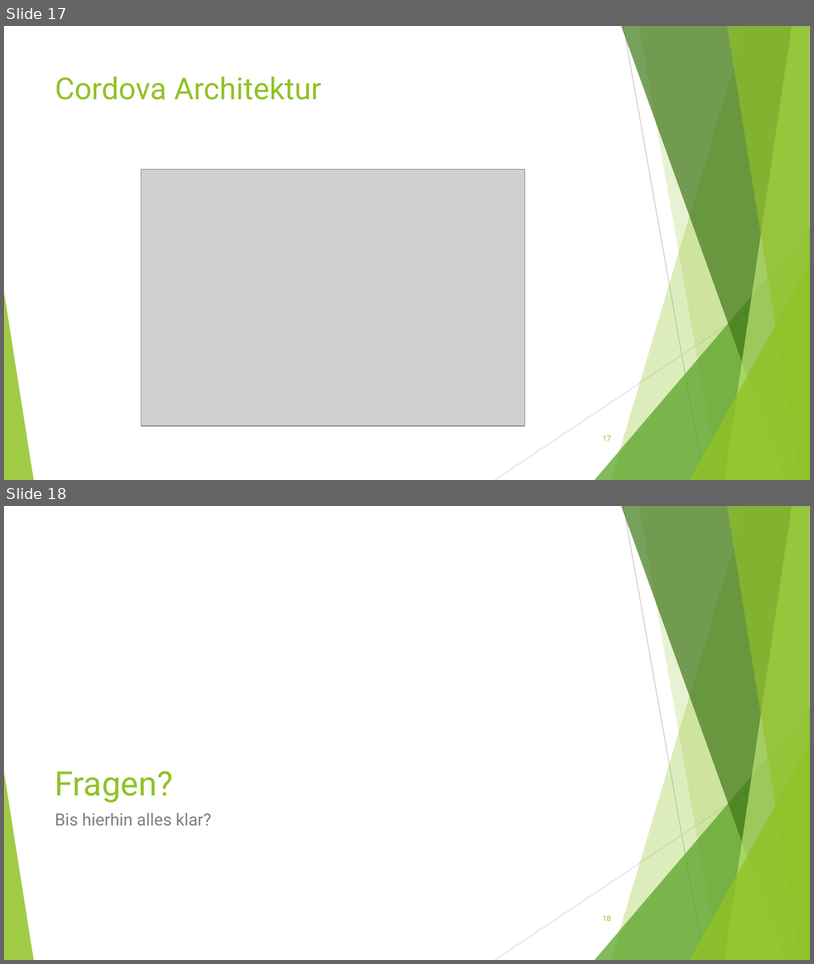
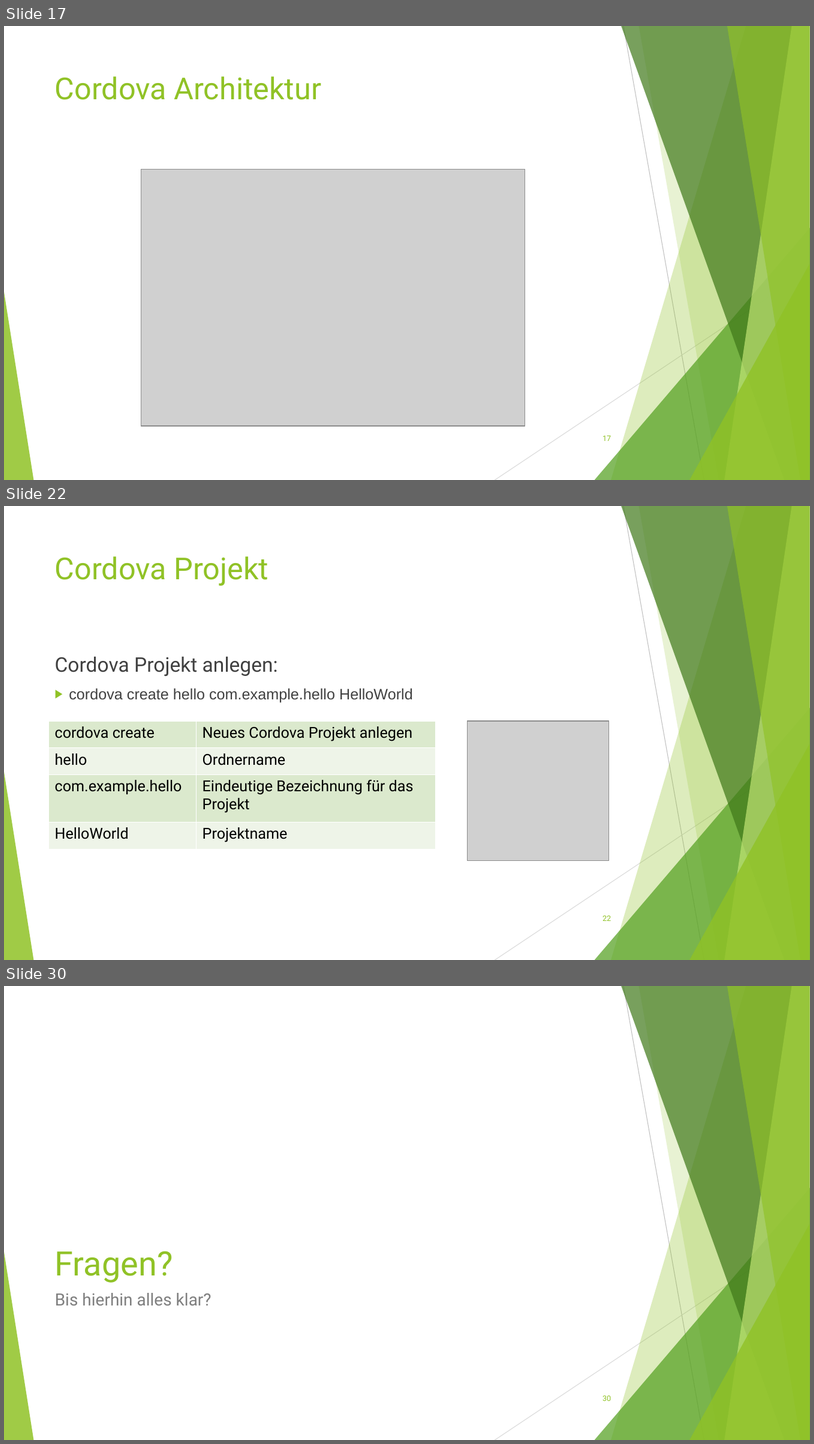
Before and after one commit to Ufo391/KSWE_DOKU, a slide deck: Vortrag/Mobile Anwendungsentwicklung.ppt. Shown one above the other, each under a label of ours: slides 17 and 18 before the commit, slides 17, 22 and 30 after it; the slides between them are not shown. The pictures are 814x964 and 814x1444 pixels, drawn with LibreOffice and Linux fonts; fonts in the diff are those of the drawing; grey boxes stand for pictures. Boxes give left, top, right and bottom in pixels: in the first picture for what was removed or moved away, otherwise in the second. Text is boxed around its words. In the diff, an @@ line names an element or a change of style, - is before the commit and + after.

Commit message:
Added Cordova chapter elements

```diff
--- a/Vortrag/Mobile Anwendungsentwicklung.ppt
+++ b/Vortrag/Mobile Anwendungsentwicklung.ppt
@@ slide 22 added at bbox=[4, 506, 810, 960], background #FFFFFF; not listed: 10 template elements that a slide beside it also shows @@
@@ title added at bbox=[55, 556, 269, 586], 36 pt, text #90C226 @@
+Cordova Projekt
@@ text added at bbox=[55, 657, 413, 703], 18 pt, text #404040 @@
+Cordova Projekt anlegen:
+▶ cordova create hello com.example.hello HelloWorld
@@ table added at bbox=[49, 721, 435, 844], 4 rows, 2 columns @@
+cordova create | Neues Cordova Projekt anlegen
+hello | Ordnername
+com.example.hello | Eindeutige Bezeichnung für das Projekt
+HelloWorld | Projektname
@@ picture added at bbox=[467, 721, 609, 860] @@
@@ page number added at bbox=[603, 915, 611, 921], 9 pt, text #90C226 @@
+22
@@ what was slide 18 is now slide 30 @@
@@ page number at bbox=[603, 1395, 611, 1401]: text changed @@
-18
+30
```
Also in this commit, not shown: 11 other slides added, 1 other file.
